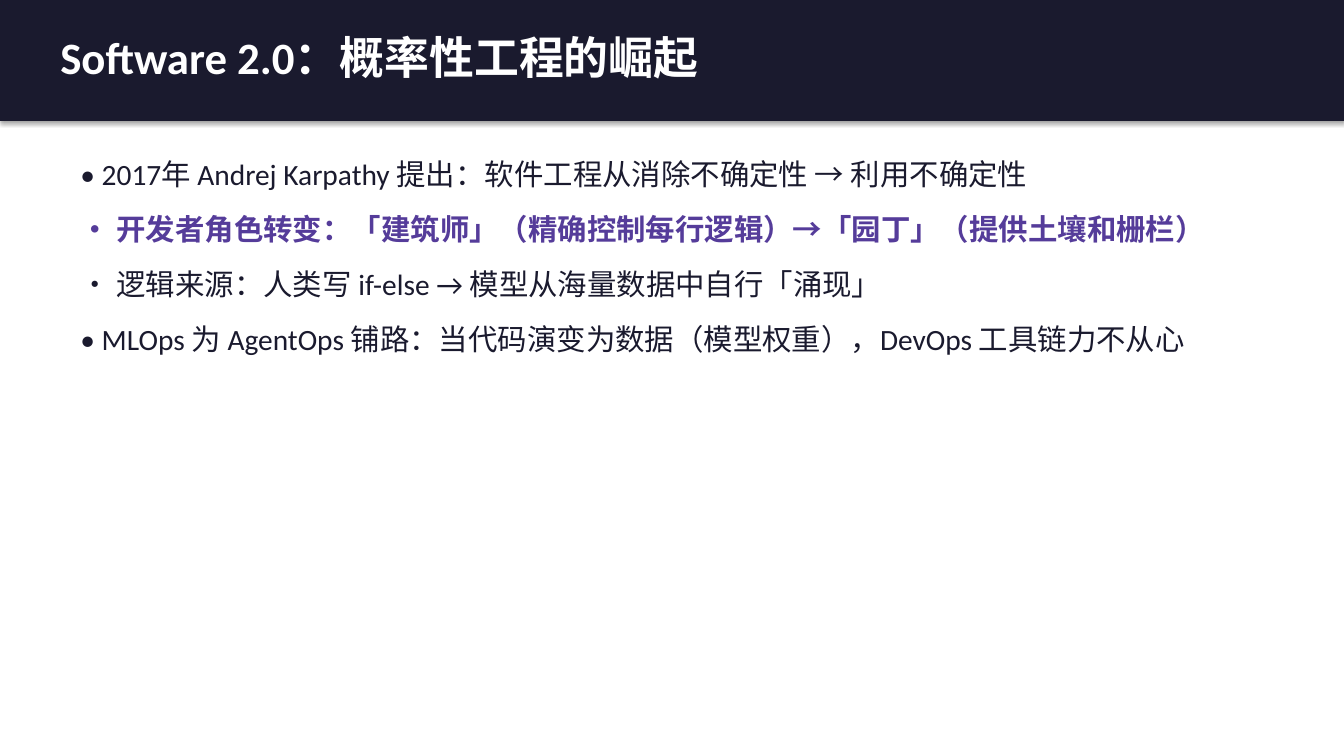
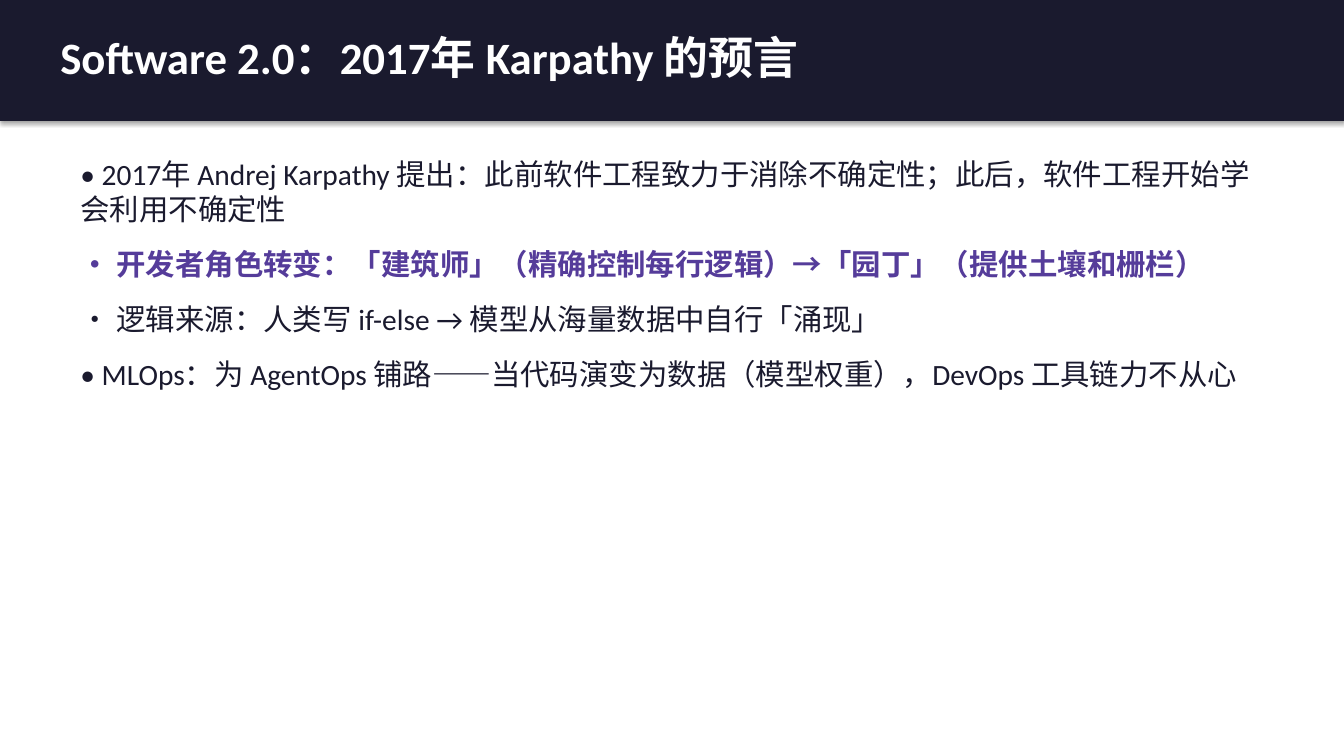
Before and after one commit to tanteng/blog, a slide deck: slide 13 of static/reports/agent-design-patterns-book-intro.pptx (slide 7 before the commit). Drawn at 1344x756 pixels with LibreOffice and Linux fonts; fonts in the diff are those of the drawing. Boxes give left, top, right and bottom in pixels: in the first picture for what was removed or moved away, otherwise in the second. Text is boxed around its words. In the diff, an @@ line names an element or a change of style, - is before the commit and + after.

```diff
--- a/static/reports/agent-design-patterns-book-intro.pptx
+++ b/static/reports/agent-design-patterns-book-intro.pptx
@@ text at bbox=[60, 36, 798, 81]: text changed @@
-Software 2.0：概率性工程的崛起
+Software 2.0：2017年 Karpathy 的预言
@@ text at bbox=[80, 160, 1250, 223]: text changed @@
-• 2017年 Andrej Karpathy 提出：软件工程从消除不确定性 → 利用不确定性
+• 2017年 Andrej Karpathy 提出：此前软件工程致力于消除不确定性；此后，软件工程开始学会利用不确定性
@@ text at bbox=[102, 360, 1237, 390]: text changed @@
-• MLOps 为 AgentOps 铺路：当代码演变为数据（模型权重），DevOps 工具链力不从心
+• MLOps：为 AgentOps 铺路——当代码演变为数据（模型权重），DevOps 工具链力不从心
```
Also in this commit, not shown: 23 other slides changed, 7 slides added, 1 slide removed.
